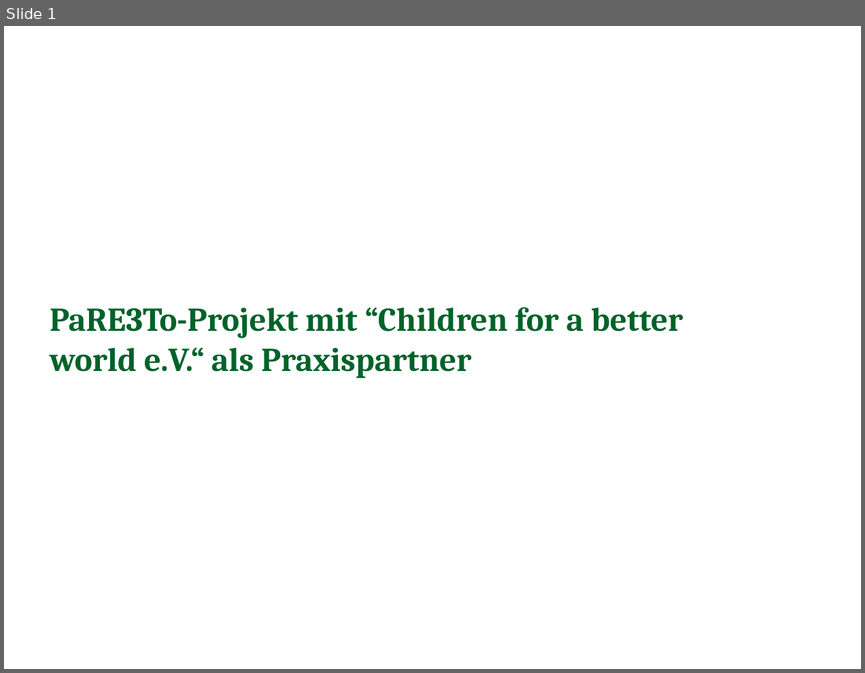
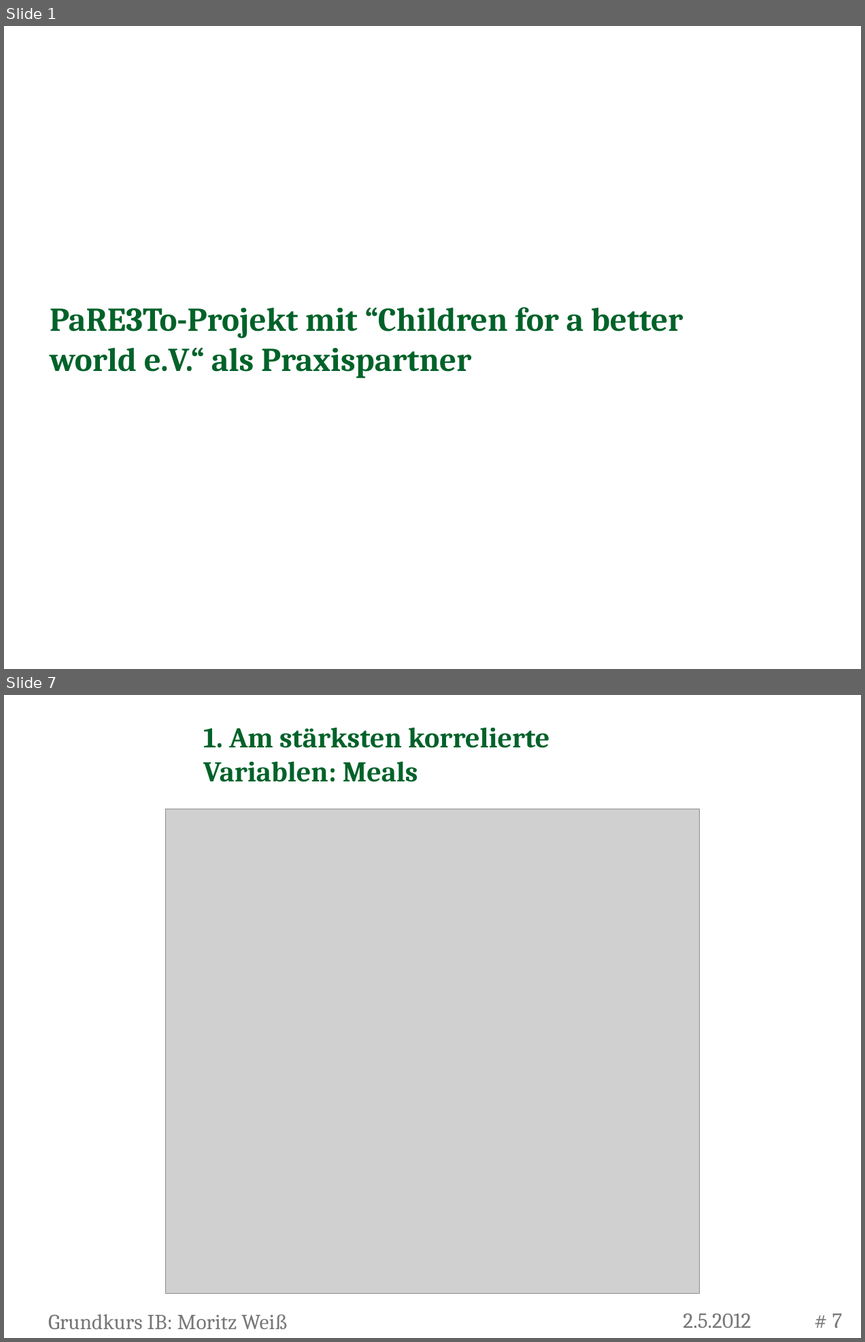
Before and after one commit to RafaelSchuetz/Pareto, a slide deck: CHILDREN/Zwischenkolloquien/2. Zwischentreffen Präsentation.pptx. Shown one above the other, each under a label of ours: slide 1 before the commit, slides 1 and 7 after it; the slides between them are not shown. The pictures are 865x673 and 865x1342 pixels, drawn with LibreOffice and Linux fonts; fonts in the diff are those of the drawing; grey boxes stand for pictures; background and template pictures are left out. Boxes give left, top, right and bottom in pixels: in the first picture for what was removed or moved away, otherwise in the second. Text is boxed around its words. In the diff, an @@ line names an element or a change of style, - is before the commit and + after.

```diff
--- a/CHILDREN/Zwischenkolloquien/2. Zwischentreffen Präsentation.pptx
+++ b/CHILDREN/Zwischenkolloquien/2. Zwischentreffen Präsentation.pptx
@@ slide 7 added at (4, 695, 861, 1338), background picture (left out) @@
@@ title added at (203, 727, 549, 782), 24 pt, text #006229, bold @@
+1. Am stärksten korrelierte Variablen: Meals
@@ picture added at (165, 809, 699, 1293) @@
@@ text added at (48, 1314, 288, 1329), 18 pt, text #777777 @@
+Grundkurs IB: Moritz Weiß
@@ text added at (683, 1313, 751, 1327), 18 pt, text #777777 @@
+2.5.2012
@@ page number added at (832, 1313, 842, 1327), 18 pt, text #777777 @@
+# 7
```
Also in this commit, not shown: 6 slides changed, 13 other slides added, 2 slides removed, 11 other files.
